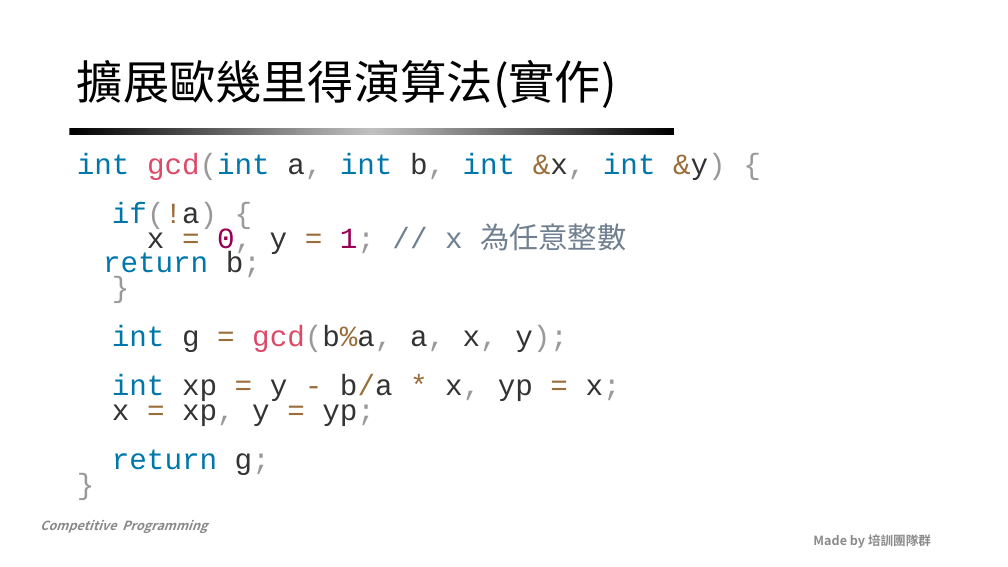
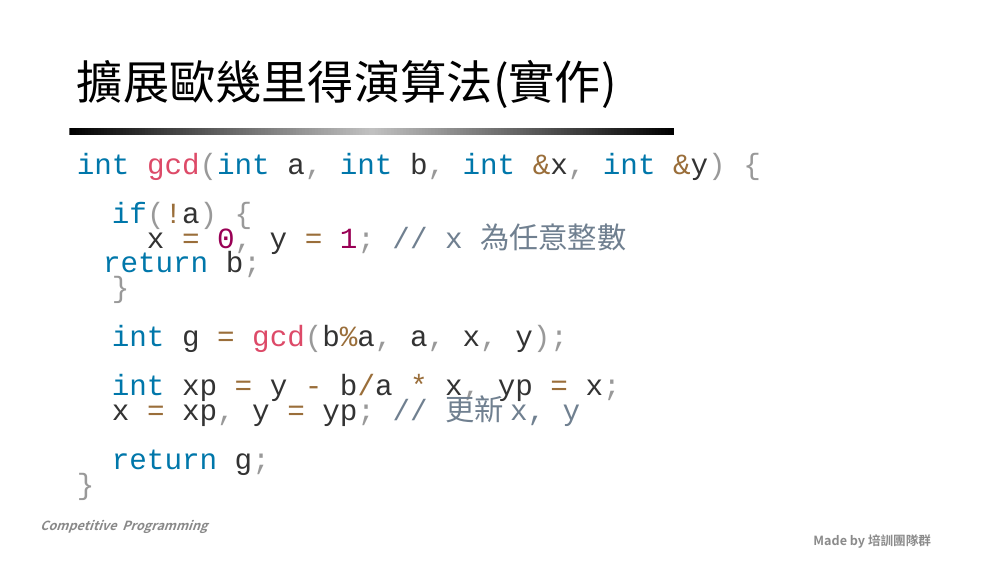
Before and after one commit to NCKUACM-Notes/nckuacm.github.io, a slide deck: slide 45 of 2019/slides/week14_1.pptx. Drawn at 1008x567 pixels with LibreOffice and Linux fonts; fonts in the diff are those of the drawing; background and template pictures are left out. Boxes give left, top, right and bottom in pixels: in the first picture for what was removed or moved away, otherwise in the second. Text is boxed around its words. In the diff, an @@ line names an element or a change of style, - is before the commit and + after.

```diff
--- a/2019/slides/week14_1.pptx
+++ b/2019/slides/week14_1.pptx
@@ text at [77,153,726,475]: text changed @@
-int gcd(int a, int b, int &x, int &y) {
-if(!a) {
-x = 0, y = 1; // x 為任意整數
-return b;
-}
-int g = gcd(b%a, a, x, y);
-int xp = y - b/a * x, yp = x;
-x = xp, y = yp;
-return g;
-}
+int gcd(int a, int b, int &x, int &y) {
+if(!a) {
+x = 0, y = 1; // x 為任意整數
+return b;
+}
+int g = gcd(b%a, a, x, y);
+int xp = y - b/a * x, yp = x;
+x = xp, y = yp; // 更新 x, y
+return g;
+}
```
Also in this commit, not shown: 14 other slides changed, 1 other file.
